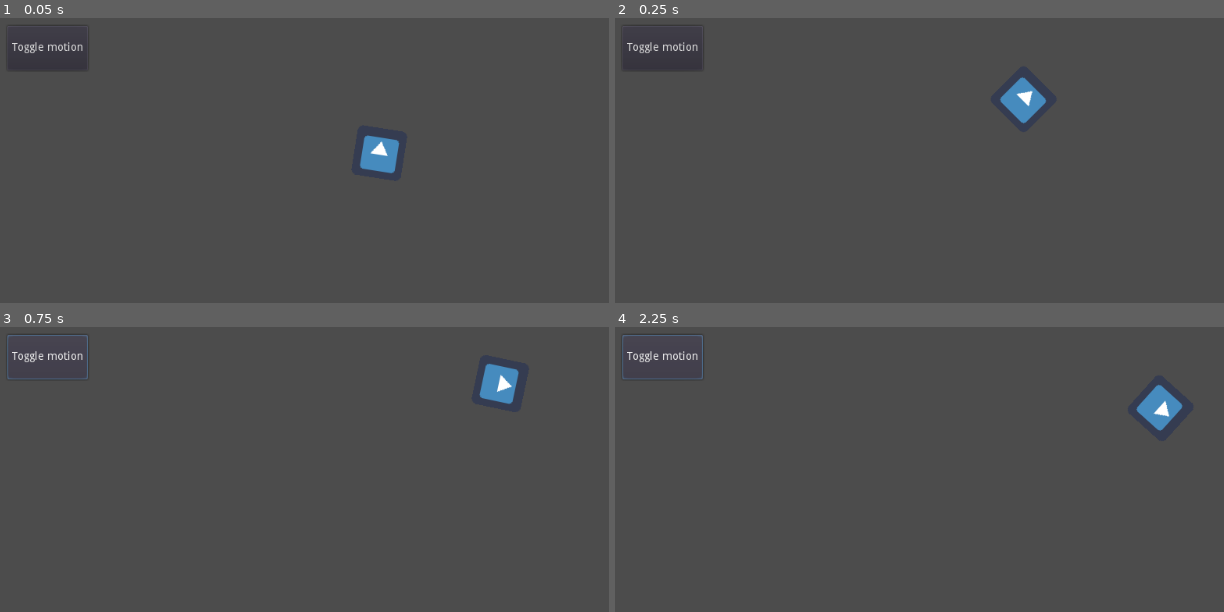
Above: before the commit, frames 1-4 (two rows, left to right).
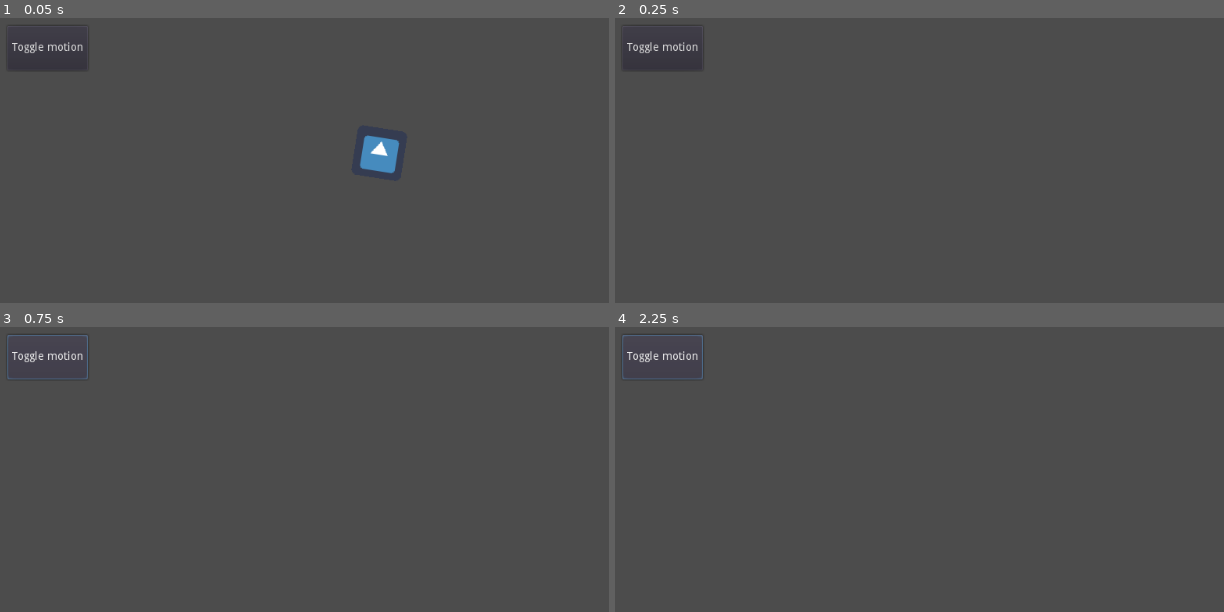
Above: after the commit, the same moments.

Repository: shonenada/learning-godot-engine
Game: Godot game, scene res://Main.tscn
Same seed, same stepped clock (60 frames per second), same inputs: the game is played once before the commit and once after it. The project has no main scene, so this scene is started directly. The engine's default icon, where the game draws it, is replaced by a stand-in: a white triangle on a blue panel in a dark square.
Inputs:
- Up to frame 1 (0.05 s): no input
- Up to frame 2 (0.25 s): no input
- Up to frame 3 (0.75 s): click "Toggle motion" at 0.5 s
- Up to frame 4 (2.25 s): hold Right (ui_right) 1.28-2.03 s; tap Enter at 2 s; hold Left (ui_left) from 2.03 s (still down)

Frame 1 is identical in both runs. In frame 2, 0.7% of the frame differs, in the area x 63-71%, y 20-38%; in frame 3, 0.7%; in frame 4, 0.7%.

Commit message:
feat: add signal

Diff:
--- a/chap1/Main.tscn
+++ b/chap1/Main.tscn
@@ -1,11 +1,34 @@
-[gd_scene load_steps=2 format=2]
+[gd_scene load_steps=3 format=2]
 
 [ext_resource path="res://Sprite.tscn" type="PackedScene" id=1]
 
+[sub_resource type="GDScript" id=1]
+script/source = "extends Node2D
+
+# Declare member variables here. Examples:
+# var a = 2
+# var b = \"text\"
+
+
+# Called when the node enters the scene tree for the first time.
+func _ready():
+	pass # Replace with function body.
+
+
+# Called every frame. 'delta' is the elapsed time since the previous frame.
+#func _process(delta):
+#	pass
+"
+
 [node name="Node2D" type="Node2D"]
+script = SubResource( 1 )
 
 [node name="Sprite" parent="." instance=ExtResource( 1 )]
 position = Vector2( 614, 288 )
+
+[node name="Timer" type="Timer" parent="Sprite"]
+wait_time = 0.2
+autostart = true
 
 [node name="Button" type="Button" parent="."]
 margin_left = 140.0
--- a/chap1/Sprite.gd
+++ b/chap1/Sprite.gd
@@ -1,4 +1,14 @@
 extends Sprite
+
+signal health_depleted(old_value, new_value)
+
+var health = 10
+
+func take_damage(amount):
+	var old_value = health
+	health -= amount
+	emit_signal("health_depleted", old_value, health)
+
 
 var speed = 400
 var angular_speed = PI
@@ -16,6 +26,15 @@
 	position += velocity * delta
 
 
+func _ready():
+	var timer = get_node("Timer")
+	timer.connect("timeout", self, "_on_Timer_timeout")
+
+
+func _on_Timer_timeout():
+	visible = not visible
+
+
 func _process(delta):
 	rotation += angular_speed * delta
 	var velocity = Vector2.UP.rotated(rotation) * speed
